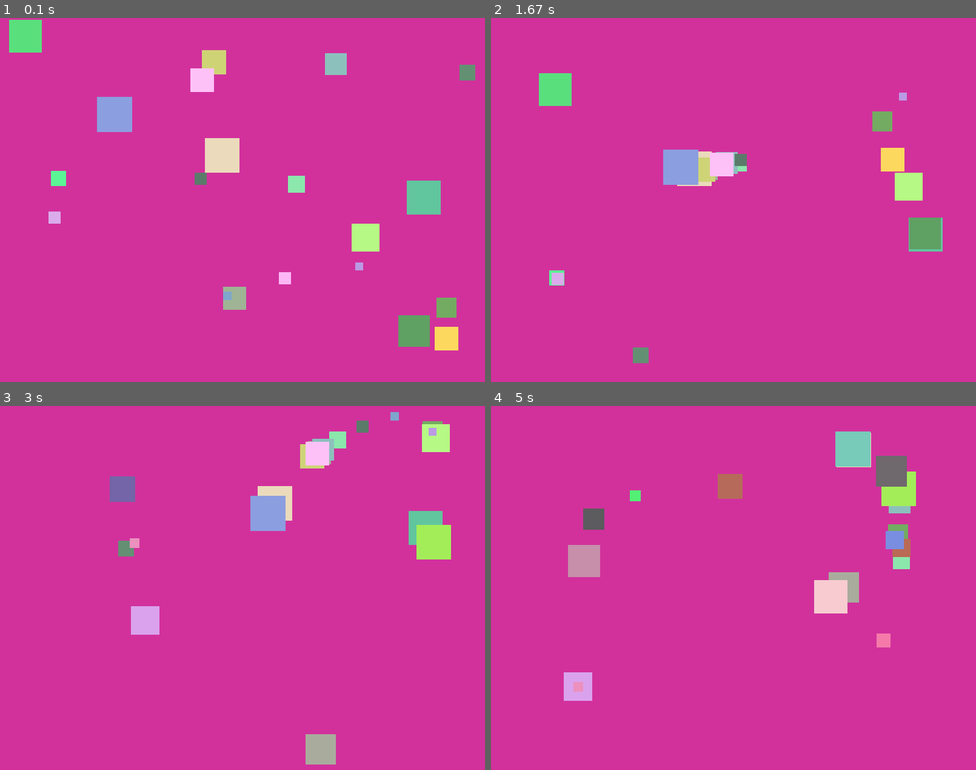
Above: before the commit, frames 1-4 (two rows, left to right).
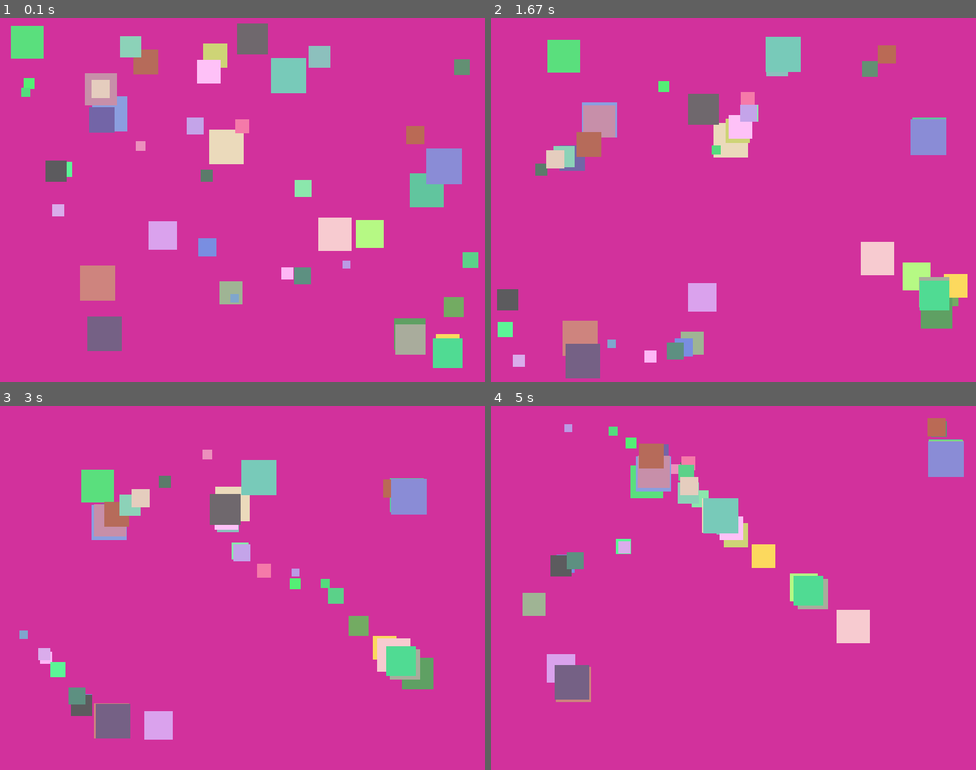
Above: after the commit, the same moments.

Repository: cindy-fotsing/lab8-pygame
Game: pygame game, started from main.py
The game is run twice, just before and just after one commit, with the same random seed, the same clock (stepped at 60 frames per second) and the same inputs.
Inputs:
- Up to frame 1 (0.1 s): no input
- Up to frame 2 (1.67 s): no input
- Up to frame 3 (3 s): no input
- Up to frame 4 (5 s): no input

The runs differ from the first frame. In frame 1, 12% of the frame differs, in the area x 1-99%, y 0-97%; in frame 2, 14%, in the area x 1-99%, y 5-99%; in frame 3, 13%; in frame 4, 11%.

Commit message:
exam: q1 - mix of squares

Diff:
--- a/main.py
+++ b/main.py
@@ -18,7 +18,7 @@
 
 
 class Square:
-	def __init__(self) -> None:
+	def __init__(self, initial_size: int = None) -> None:
 		self.size = random.randint(SQUARE_MIN_SIZE, SQUARE_MAX_SIZE)
 		self.x = random.randint(0, WINDOW_WIDTH - self.size)
 		self.y = random.randint(0, WINDOW_HEIGHT - self.size)
@@ -35,6 +35,7 @@
 			random.randint(80, 255),
 			random.randint(80, 255),
 		)
+
 
 	def center(self) -> tuple[float, float]:
 		return (self.x + self.size / 2, self.y + self.size / 2)
@@ -100,10 +101,15 @@
 	pygame.display.set_caption("Random Moving Squares")
 	clock = pygame.time.Clock()
 
-	squares = [Square() for _ in range(SQUARE_COUNT)]
+	squares = []
+	configs = [(5, 25), (10, 10), (30, 4)]
+	for count, size in configs:
+		for _ in range(count):
+			squares.append(Square(size))
 
 	running = True
 	while running:
+		dt = clock.tick(FPS)
 		for event in pygame.event.get():
 			if event.type == pygame.QUIT:
 				running = False
